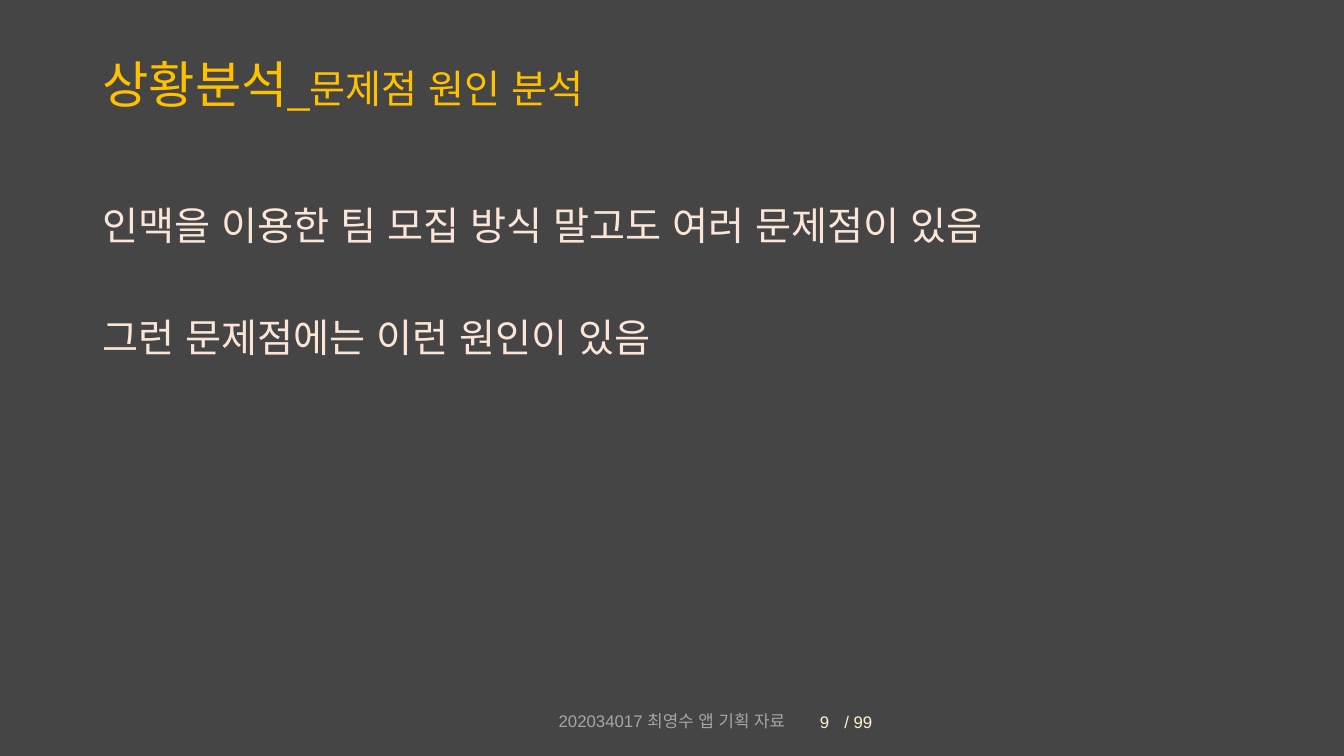
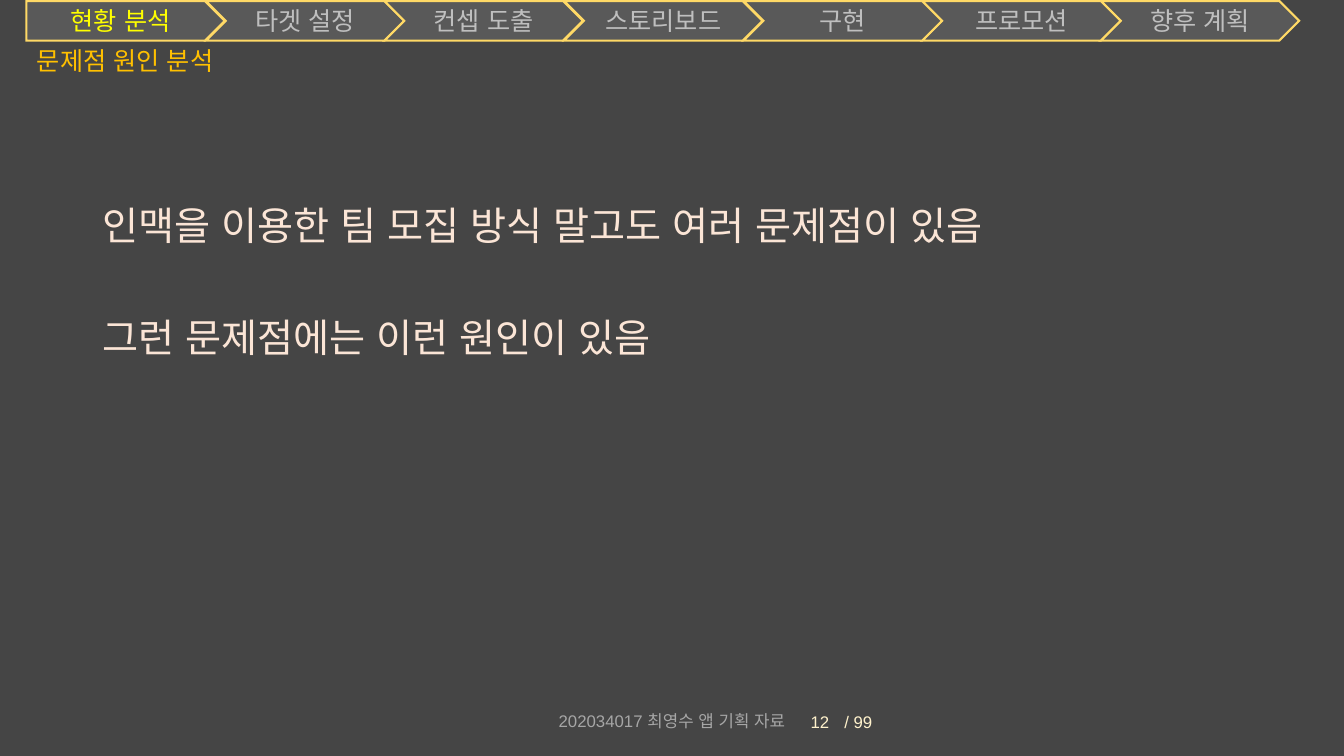
Before and after one commit to Chronos410/PartyCompetition, a slide deck: slide 12 of 대충 설계도.pptx (slide 9 before the commit). Drawn at 1344x756 pixels with LibreOffice and Linux fonts; fonts in the diff are those of the drawing. Boxes give left, top, right and bottom in pixels: in the first picture for what was removed or moved away, otherwise in the second. Text is boxed around its words. In the diff, an @@ line names an element or a change of style, - is before the commit and + after.

```diff
--- a/대충 설계도.pptx
+++ b/대충 설계도.pptx
@@ group added at <box>26,1,1300,40</box>: 6 chevrons, 1 pentagon arrow @@
+현황 분석
+타겟 설정
+스토리보드
+컨셉 도출
+향후 계획
+프로모션
+구현
@@ title at <box>37,49,213,72</box>: text changed; size 28 to 18 pt @@
-상황분석_문제점 원인 분석
+문제점 원인 분석
@@ page number at <box>811,716,830,728</box>: text changed @@
-9
+12
```
Also in this commit, not shown: 19 other slides changed, 5 slides added, 5 other files.
